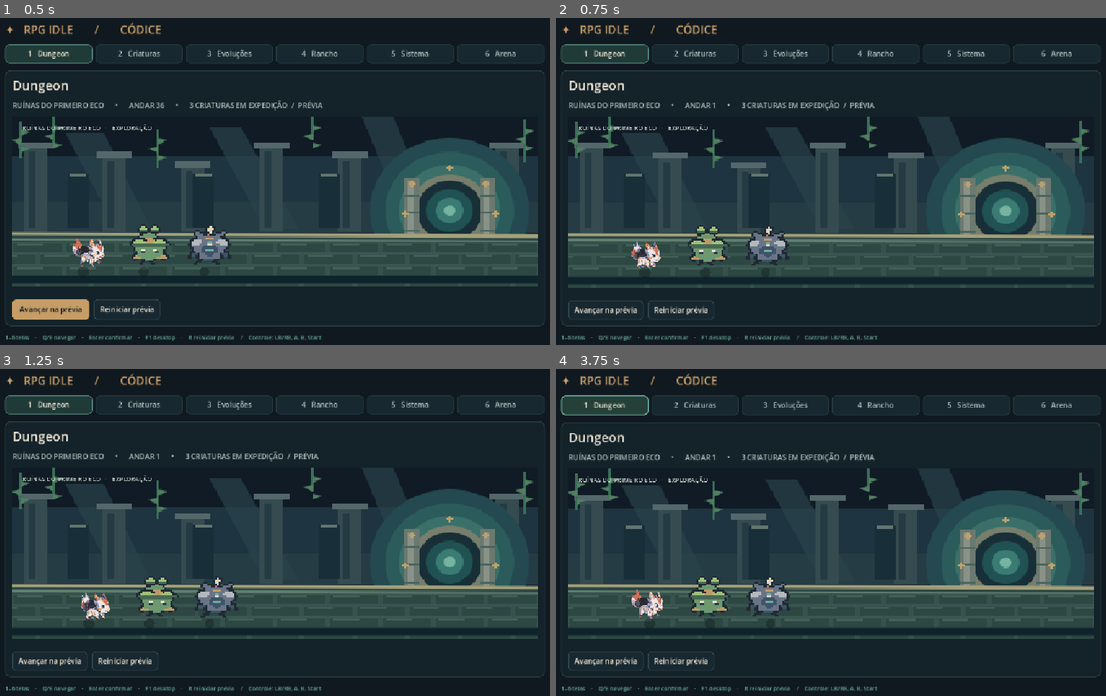
Above: before the commit, frames 1-4 (two rows, left to right).
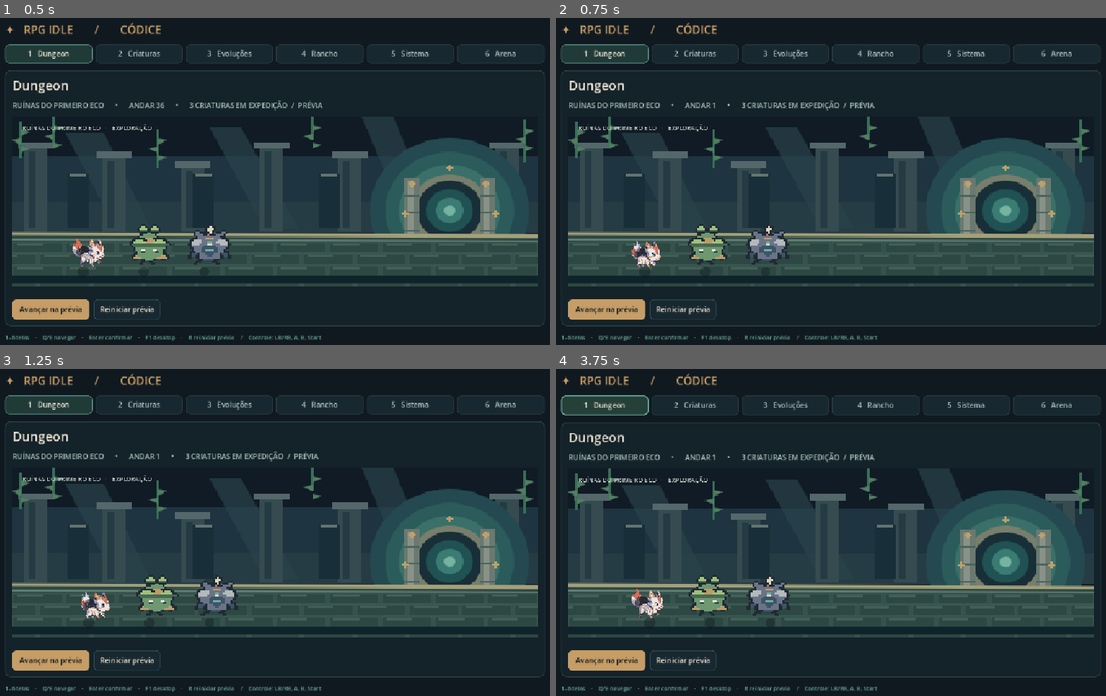
Above: after the commit, the same moments.

Repository: Georlan/Rpgidle
Game: Godot game, scene res://game/scenes/main.tscn
The game is run twice, just before and just after one commit, with the same random seed, the same clock (stepped at 60 frames per second) and the same inputs.
Inputs:
- Up to frame 1 (0.5 s): no input
- Up to frame 2 (0.75 s): click "Reiniciar prévia" at 0.5 s
- Up to frame 3 (1.25 s): no input
- Up to frame 4 (3.75 s): click "Reiniciar prévia" at 1.25 s; click "Reiniciar prévia" at 2 s; click "Reiniciar prévia" at 2.75 s; click "1 Dungeon" at 3.5 s

Frame 1 is identical in both runs. In frame 2, 3.1% of the frame differs, in the area x 2-98%, y 31-93%; in frame 3, 3.1%; in frame 4, 3.2%, in the area x 2-98%, y 34-93%.

Commit message:
fix: descarta componentes de UI imediatamente na troca de telas

Diff:
--- a/game/scripts/main.gd
+++ b/game/scripts/main.gd
@@ -211,11 +211,15 @@
 
 
 func _render() -> void:
+    # Detach immediately; queue_free alone leaves stale UI nodes until next frame.
     for child in _pet_row.get_children():
+        _pet_row.remove_child(child)
         child.queue_free()
     for child in _action_bar.get_children():
+        _action_bar.remove_child(child)
         child.queue_free()
     for child in _detail_cards.get_children():
+        _detail_cards.remove_child(child)
         child.queue_free()
     _detail_cards.visible = current_screen == 1 or current_screen == 2
     for i in _tabs.size():
